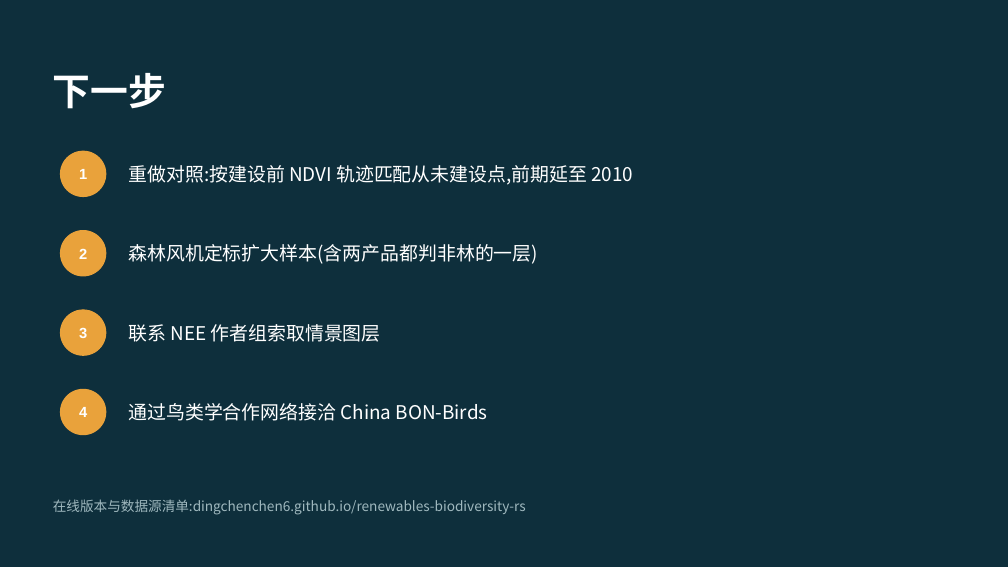
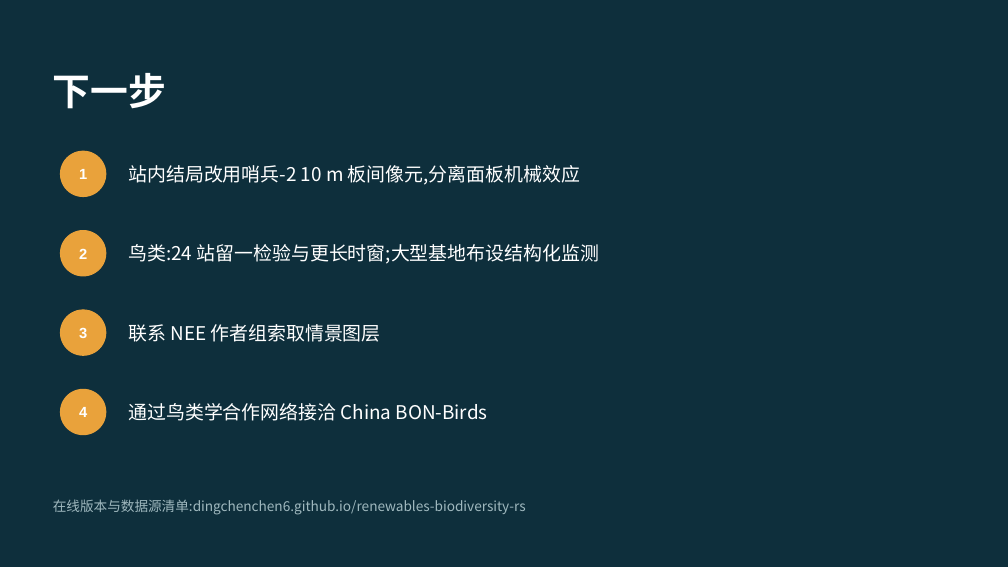
Before and after one commit to dingchenchen6/renewables-biodiversity-rs, a slide deck: slide 23 of RS_Renewables_Biodiversity_Workflow.pptx (slide 21 before the commit). Drawn at 1008x567 pixels with LibreOffice and Linux fonts; fonts in the diff are those of the drawing. Boxes give left, top, right and bottom in pixels: in the first picture for what was removed or moved away, otherwise in the second. Text is boxed around its words. In the diff, an @@ line names an element or a change of style, - is before the commit and + after.

Commit message:
Matched never-built DiD with HonestDiD; site-level bird ring-BACI and occupancy
- gee/11b-11c: filter-before-map fix (>20 min to ~2 s per batch), one sensor
  family per year; 3,365 units x 2010-2024 NDVI panel
- analysis/pilot_nw_matched.R: 362 PV sites vs 530 matched never-built
  points; with 1-year anticipation, on-site NDVI -0.029 (-11%), robust at
  Mbar = 0.5; ring heterogeneity +0.007 (+10%); hold-out test still rejects
- analysis/site_birds_*: near (0-5 km) vs far (8-20 km) checklists with
  site x year FE; 38 data-rich sites; checklist richness -10% (n.s.);
  multispecies occupancy flips sign between 38 and 24 sites -> inconclusive
- analysis/grid_birds_pv.R: 100-km grid matched comparison, null
- Page and deck (23 slides) updated

```diff
--- a/RS_Renewables_Biodiversity_Workflow.pptx
+++ b/RS_Renewables_Biodiversity_Workflow.pptx
@@ text at [128,165,580,185]: text changed @@
-重做对照:按建设前 NDVI 轨迹匹配从未建设点,前期延至 2010
+站内结局改用哨兵-2 10 m 板间像元,分离面板机械效应
@@ text at [128,244,599,264]: text changed @@
-森林风机定标扩大样本(含两产品都判非林的一层)
+鸟类:24 站留一检验与更长时窗;大型基地布设结构化监测
```
Also in this commit, not shown: 2 other slides changed, 2 slides added, 43 other files.
